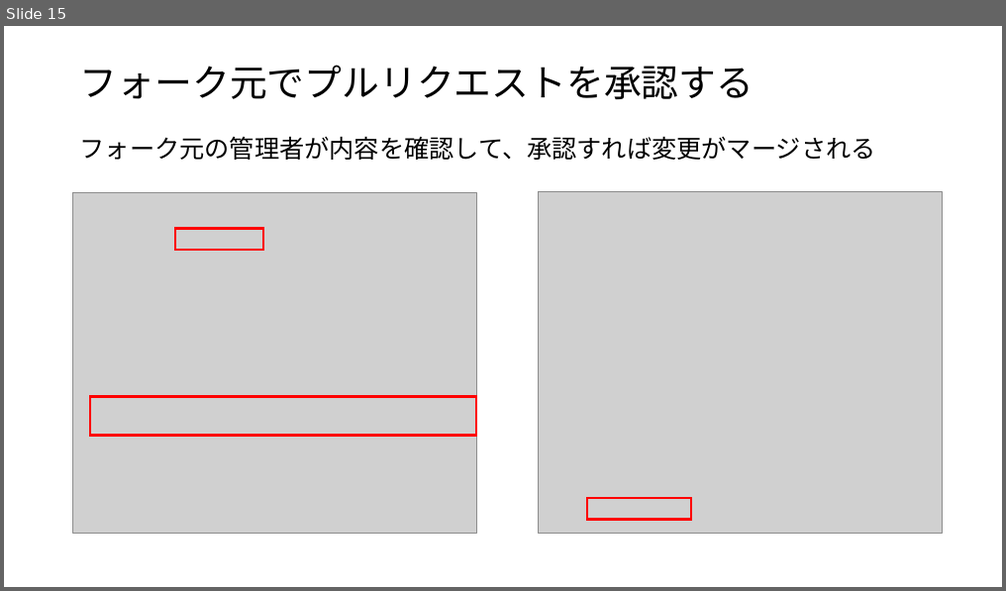
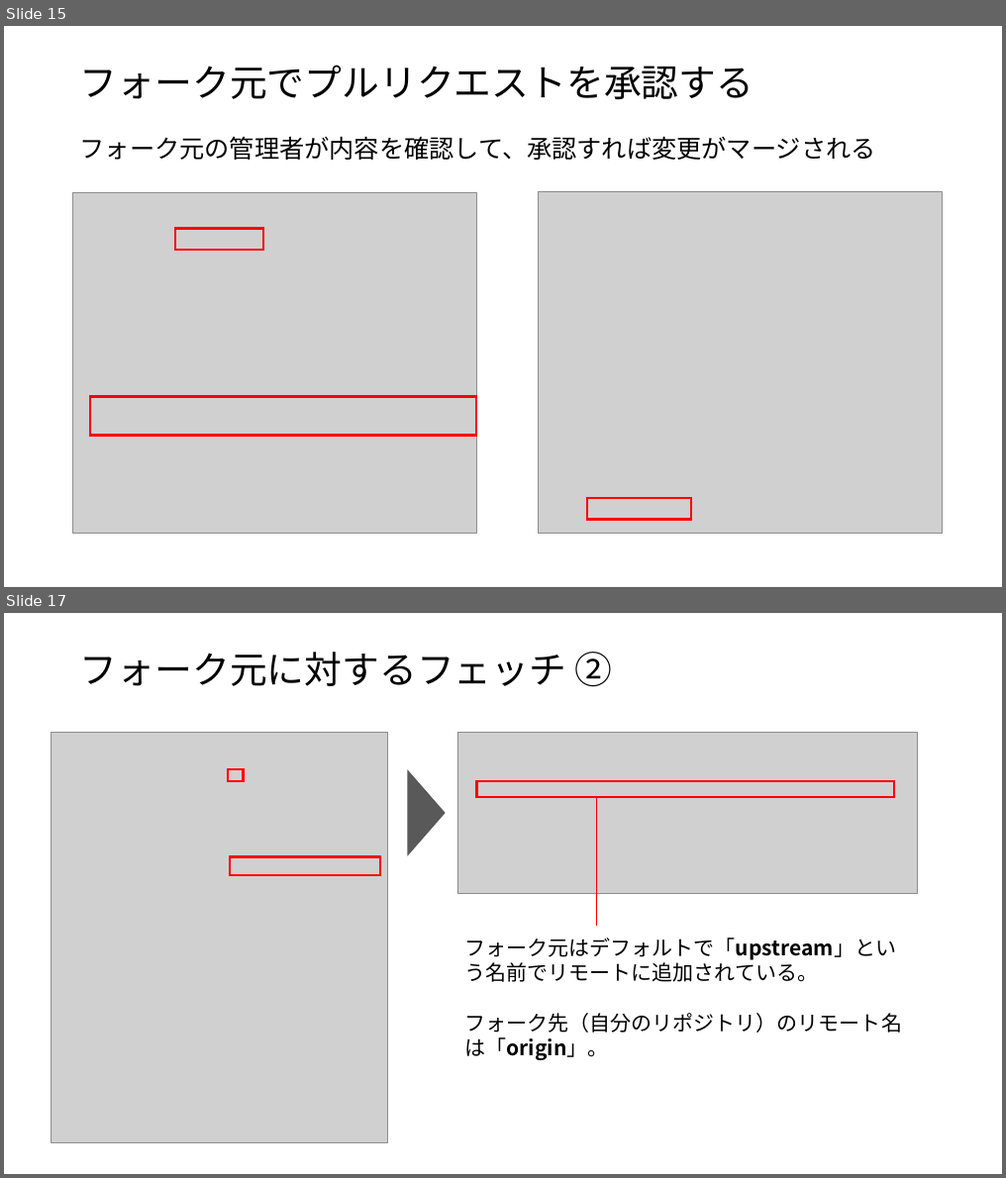
Before and after one commit to Daichi-Hamada/learn-git, a slide deck: GitHubを利用した開発練習/GitHubを利用した開発練習.pptx. Shown one above the other, each under a label of ours: slide 15 before the commit, slides 15 and 17 after it; the slides between them are not shown. The pictures are 1006x591 and 1006x1178 pixels, drawn with LibreOffice and Linux fonts; fonts in the diff are those of the drawing; grey boxes stand for pictures. Boxes give left, top, right and bottom in pixels: in the first picture for what was removed or moved away, otherwise in the second. Text is boxed around its words. In the diff, an @@ line names an element or a change of style, - is before the commit and + after.

```diff
--- a/GitHubを利用した開発練習/GitHubを利用した開発練習.pptx
+++ b/GitHubを利用した開発練習/GitHubを利用した開発練習.pptx
@@ slide 17 added at (4, 613, 1002, 1174), background #FFFFFF @@
@@ title added at (80, 652, 613, 687), 36 pt, text #000000 @@
+フォーク元に対するフェッチ ➁
@@ picture added at (52, 733, 388, 1144) @@
@@ picture added at (457, 733, 918, 894) @@
@@ rectangle added at (228, 769, 244, 780), outline #FF0000 2.25 pt @@
@@ triangle added at (408, 769, 445, 857), fill #595959 @@
@@ rectangle added at (477, 781, 895, 797), outline #FF0000 2.25 pt @@
@@ line added from (596, 926) to (596, 797), #FF0000 1.5 pt @@
@@ rectangle added at (230, 858, 380, 875), outline #FF0000 2.25 pt @@
@@ text added at (464, 938, 902, 1060), 20 pt, text #000000 @@
+フォーク元はデフォルトで「upstream」という名前でリモートに追加されている。
+フォーク先（自分のリポジトリ）のリモート名は「origin」。
```
Also in this commit, not shown: 4 other slides added, 7 other files.
